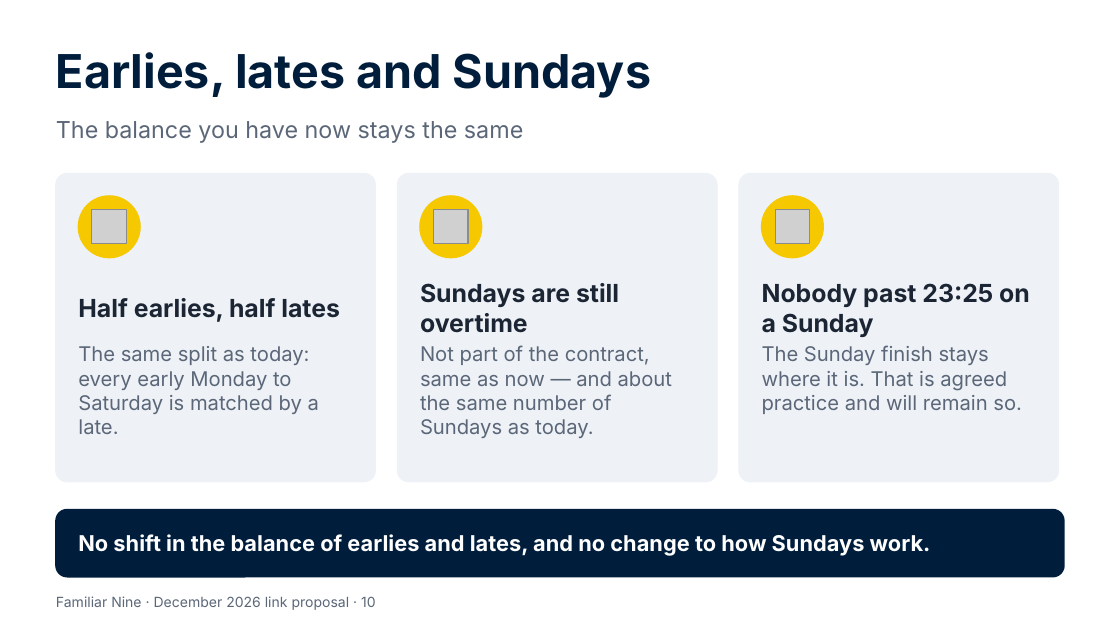
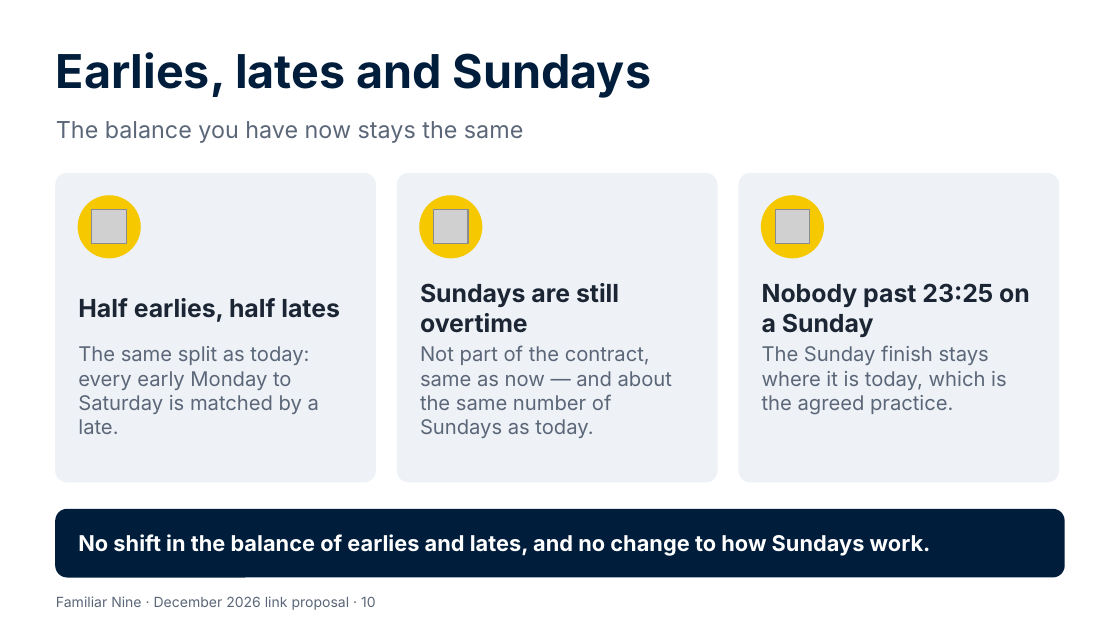
Before and after one commit to Garethdavidmiller/roster-app, a slide deck: slide 10 of docs/proposals/presentations/Familiar-Nine-for-colleagues.pptx. Drawn at 1120x630 pixels with LibreOffice and Linux fonts; fonts in the diff are those of the drawing; grey boxes stand for pictures. Boxes give left, top, right and bottom in pixels: in the first picture for what was removed or moved away, otherwise in the second. Text is boxed around its words. In the diff, an @@ line names an element or a change of style, - is before the commit and + after.

```diff
--- a/docs/proposals/presentations/Familiar-Nine-for-colleagues.pptx
+++ b/docs/proposals/presentations/Familiar-Nine-for-colleagues.pptx
@@ text at [762, 345, 1007, 415]: text changed @@
-The Sunday finish stays where it is. That is agreed practice and will remain so.
+The Sunday finish stays where it is today, which is the agreed practice.
```
Also in this commit, not shown: 2 other slides changed, 40 other files.
